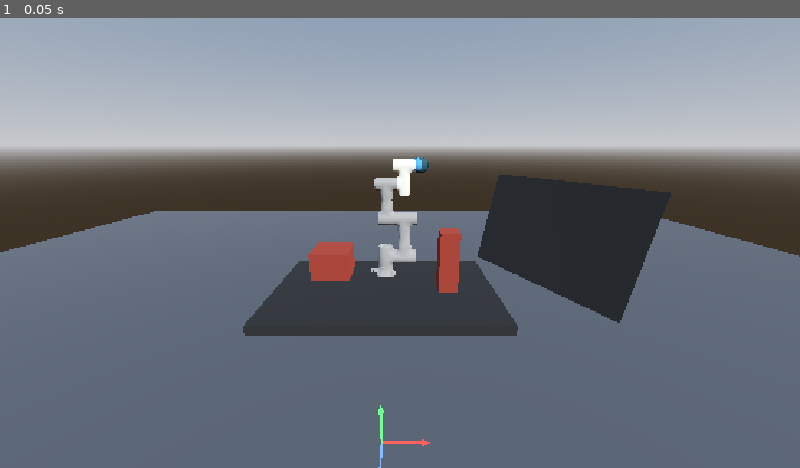
Above: before the commit, frame 1.
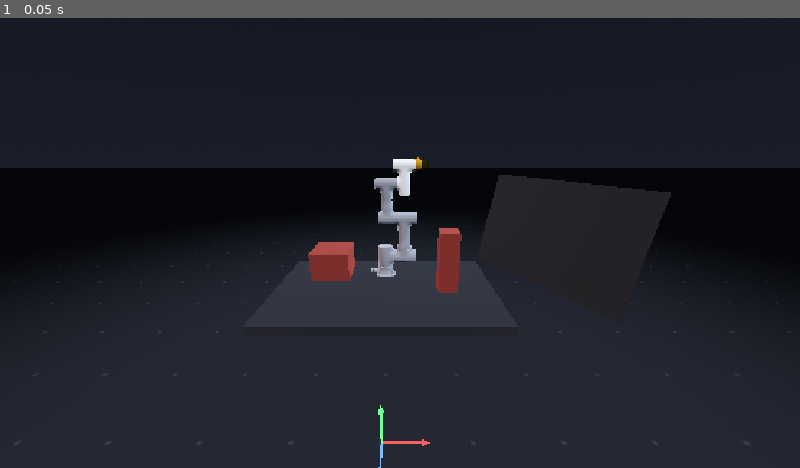
Above: after the commit, the same moment.

Repository: hupikus/dobot-cr3-rebase
Game: Godot game, scene res://main.tscn
The game is run twice, just before and just after one commit, with the same random seed, the same clock (stepped at 60 frames per second) and the same inputs.
Inputs:
- Up to frame 1 (0.05 s): no input

The runs differ from the first frame. In frame 1, 90% of the frame differs, in the area x 0-100%, y 0-100%.

Commit message:
Added shaders

Diff:
--- a/main.tscn
+++ b/main.tscn
@@ -5,13 +5,20 @@
 [ext_resource type="Material" uid="uid://sxdbor6lgd4s" path="res://materials/inner_mesh.tres" id="2_1bvp3"]
 [ext_resource type="Script" uid="uid://b2wh4tpkbf7nm" path="res://script/controls/xr.gd" id="2_7mycd"]
 [ext_resource type="PackedScene" uid="uid://bsa5tua42yenc" path="res://nodes/arm_ghost.tscn" id="3_1bvp3"]
+[ext_resource type="Shader" uid="uid://cbomsjly5yddc" path="res://shaders/sky.gdshader" id="3_5vw27"]
+[ext_resource type="Shader" uid="uid://ce4wxmvx0x0sq" path="res://shaders/floor.gdshader" id="4_kek77"]
 [ext_resource type="PackedScene" uid="uid://c1bx1qcflef0g" path="res://nodes/arm_solid.tscn" id="4_lquwl"]
 [ext_resource type="Script" uid="uid://dllxoj03du823" path="res://script/dobot_cr3/handle.gd" id="6_272bh"]
 
-[sub_resource type="ProceduralSkyMaterial" id="sky_mat"]
+[sub_resource type="ShaderMaterial" id="ShaderMaterial_6wiwe"]
+shader = ExtResource("3_5vw27")
+shader_parameter/horizon_color = Color(0.14, 0.16, 0.2, 1)
+shader_parameter/zenith_color = Color(0.06, 0.07, 0.1, 1)
+shader_parameter/gradient_power = 0.8
+shader_parameter/grain = 0.004
 
 [sub_resource type="Sky" id="sky"]
-sky_material = SubResource("sky_mat")
+sky_material = SubResource("ShaderMaterial_6wiwe")
 
 [sub_resource type="Environment" id="env"]
 background_mode = 2
@@ -19,8 +26,15 @@
 ambient_light_source = 3
 tonemap_mode = 2
 
-[sub_resource type="StandardMaterial3D" id="floor_mat"]
-albedo_color = Color(0.28, 0.3, 0.33, 1)
+[sub_resource type="ShaderMaterial" id="ShaderMaterial_4c57u"]
+render_priority = 0
+shader = ExtResource("4_kek77")
+shader_parameter/center_color = Color(0.13, 0.14, 0.17, 1)
+shader_parameter/edge_color = Color(0.035, 0.04, 0.05, 1)
+shader_parameter/grid_color = Color(0.2, 0.22, 0.27, 1)
+shader_parameter/grid_spacing = 0.5
+shader_parameter/center_radius = 1.5
+shader_parameter/fade_radius = 7.0
 
 [sub_resource type="PlaneMesh" id="floor_mesh"]
 size = Vector2(12, 12)
@@ -71,17 +85,25 @@
 environment = SubResource("env")
 
 [node name="Sun" type="DirectionalLight3D" parent="." unique_id=295380035]
-transform = Transform3D(0.866186, -0.295411, 0.403057, 0, 0.806562, 0.59115, -0.499722, -0.512046, 0.698632, 1.5, 3, 2)
+transform = Transform3D(0.46276018, 0.52404493, -0.7150027, -9.927206e-10, 0.8065615, 0.5911499, 0.88648343, -0.27356097, 0.3732457, 1.5, 3, 2)
+light_color = Color(0.71426076, 0.6599771, 0.70866597, 1)
+
+[node name="Sun" type="DirectionalLight3D" parent="Sun" unique_id=3426837]
+transform = Transform3D(0.61889446, -0.70505536, 0.34621787, -0.33674386, 0.16005066, 0.92789406, -0.7096291, -0.69085497, -0.13836858, 5.6131454, 5.373857, -5.099466)
+light_color = Color(0.7322589, 0.7969438, 0.9022772, 1)
+light_indirect_energy = 4.895
+light_volumetric_fog_energy = 1.296
+light_angular_distance = 52.5
 
 [node name="Floor" type="MeshInstance3D" parent="." unique_id=1461899162]
-material_override = SubResource("floor_mat")
+transform = Transform3D(8.216816, 0, 0, 0, 1, 0, 0, 0, 3.4701366, 0, 0, 0)
+material_override = SubResource("ShaderMaterial_4c57u")
 mesh = SubResource("floor_mesh")
 
 [node name="Table" type="StaticBody3D" parent="." unique_id=945603866]
-transform = Transform3D(1, 0, 0, 0, 1, 0, 0, 0, 1, 0, 0.71, -0.55)
+transform = Transform3D(1, 0, 0, 0, 1, 0, 0, 0, 1, 0, 0.6448379, -0.55)
 
 [node name="Mesh" type="MeshInstance3D" parent="Table" unique_id=359749556]
-transform = Transform3D(1, 0, 0, 0, 1, 0, 0, 0, 1, 0, -0.0647369, 0)
 material_override = SubResource("table_mat")
 mesh = SubResource("table_mesh")
 
@@ -112,6 +134,12 @@
 transform = Transform3D(0.925, 0, 0, 0, 0.925, 0, 0, 0, 0.925, 0, 0, 0)
 material_override = ExtResource("2_1bvp3")
 mesh = SubResource("target_mesh")
+
+[node name="OmniLight3D" type="OmniLight3D" parent="Target/OuterMesh/InnerMesh" unique_id=875436282]
+light_color = Color(0.4602453, 0.75508696, 0.89023274, 1)
+light_energy = 0.111
+light_size = 0.028
+light_bake_mode = 1
 
 [node name="ArmGhost" parent="." unique_id=1031545588 instance=ExtResource("3_1bvp3")]
 transform = Transform3D(1, 0, 0, 0, 1, 0, 0, 0, 1, 0, 0.74, -0.75)
--- a/materials/inner_mesh.tres
+++ b/materials/inner_mesh.tres
@@ -1,5 +1,5 @@
 [gd_resource type="StandardMaterial3D" format=3 uid="uid://sxdbor6lgd4s"]
 
 [resource]
-transparency = 1
-albedo_color = Color(1, 1, 1, 0.2901961)
+transparency = 4
+albedo_color = Color(1, 1, 1, 0.09019608)
--- a/materials/outer_mesh.tres
+++ b/materials/outer_mesh.tres
@@ -1,6 +1,6 @@
 [gd_resource type="StandardMaterial3D" format=3 uid="uid://6b6ynmxbx3py"]
 
 [resource]
-transparency = 1
+transparency = 4
 blend_mode = 3
-albedo_color = Color(0.3, 0.65, 1, 0.65)
+albedo_color = Color(0.9398038, 0.6257295, 0, 0.6509804)
--- a/script/controls/xr.gd
+++ b/script/controls/xr.gd
@@ -19,8 +19,8 @@
 @onready var target: Node3D = $"../../Target"
 @onready var xr_origin: XROrigin3D = $"../../XROrigin3D"
 @onready var hands: Array[XRController3D] = [
-	$XROrigin3D/LeftHand,
-	$XROrigin3D/RightHand,
+	$"../../XROrigin3D/LeftHand",
+	$"../../XROrigin3D/RightHand",
 ]
 
 # XR action names (default Windows OpenXR action map).
--- /dev/null
+++ b/shaders/floor.gdshader
@@ -0,0 +1,42 @@
+shader_type spatial;
+render_mode unshaded, cull_disabled;
+
+// Subtle floor: a dark base that lightens toward the centre with a faint
+// world-space grid and a soft vignette toward the horizon.
+
+uniform vec3 center_color : source_color = vec3(0.13, 0.14, 0.17);
+uniform vec3 edge_color : source_color = vec3(0.035, 0.04, 0.05);
+uniform vec3 grid_color : source_color = vec3(0.20, 0.22, 0.27);
+uniform float grid_spacing = 0.5;
+uniform float center_radius = 1.5;
+uniform float fade_radius = 7.0;
+
+varying vec3 world_pos;
+
+void vertex() {
+	world_pos = (MODEL_MATRIX * vec4(VERTEX, 1.0)).xyz;
+}
+
+float hash(vec2 p) {
+	return fract(sin(dot(p, vec2(127.1, 311.7))) * 43758.5453);
+}
+
+void fragment() {
+	vec2 p = world_pos.xz;
+	float r = length(p);
+	float fade = 1.0 - smoothstep(center_radius, fade_radius, r);
+	vec3 col = mix(edge_color, center_color, fade);
+
+	// Faint world grid.
+	float g = max(
+		abs(fract(p.x / grid_spacing + 0.5) - 0.5),
+		abs(fract(p.y / grid_spacing + 0.5) - 0.5)
+	);
+	float line = 1.0 - smoothstep(0.02, 0.035, g);
+	col = mix(col, grid_color, line * fade * 0.7);
+
+	// Subtle grain to avoid a flat, banded look.
+	col += (hash(p * 90.0) - 0.5) * 0.004;
+
+	ALBEDO = col;
+}
--- /dev/null
+++ b/shaders/sky.gdshader
@@ -0,0 +1,17 @@
+shader_type sky;
+
+uniform vec3 horizon_color : source_color = vec3(0.14, 0.16, 0.20);
+uniform vec3 zenith_color : source_color = vec3(0.06, 0.07, 0.10);
+uniform float gradient_power : hint_range(0.1, 4.0) = 0.8;
+uniform float grain : hint_range(0.0, 0.1) = 0.004;
+
+float hash(vec2 p) {
+	return fract(sin(dot(p, vec2(127.1, 311.7))) * 43758.5453);
+}
+
+void sky() {
+	float t = clamp(EYEDIR.y * 0.5 + 0.5, 0.0, 1.0);
+	vec3 col = mix(horizon_color, zenith_color, pow(t, gradient_power));
+	col += (hash(EYEDIR.xz * 900.0) - 0.5) * grain;
+	COLOR = col;
+}
Not shown, added: shaders/floor.gdshader.uid
Not shown, added: shaders/sky.gdshader.uid
